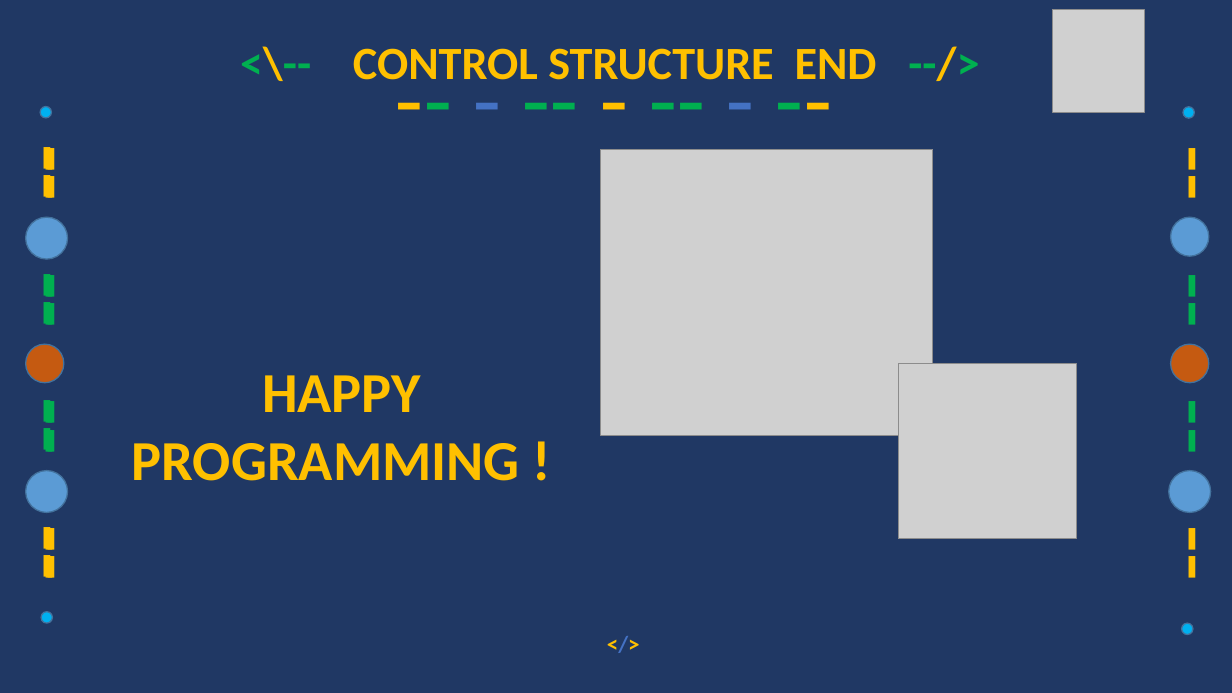
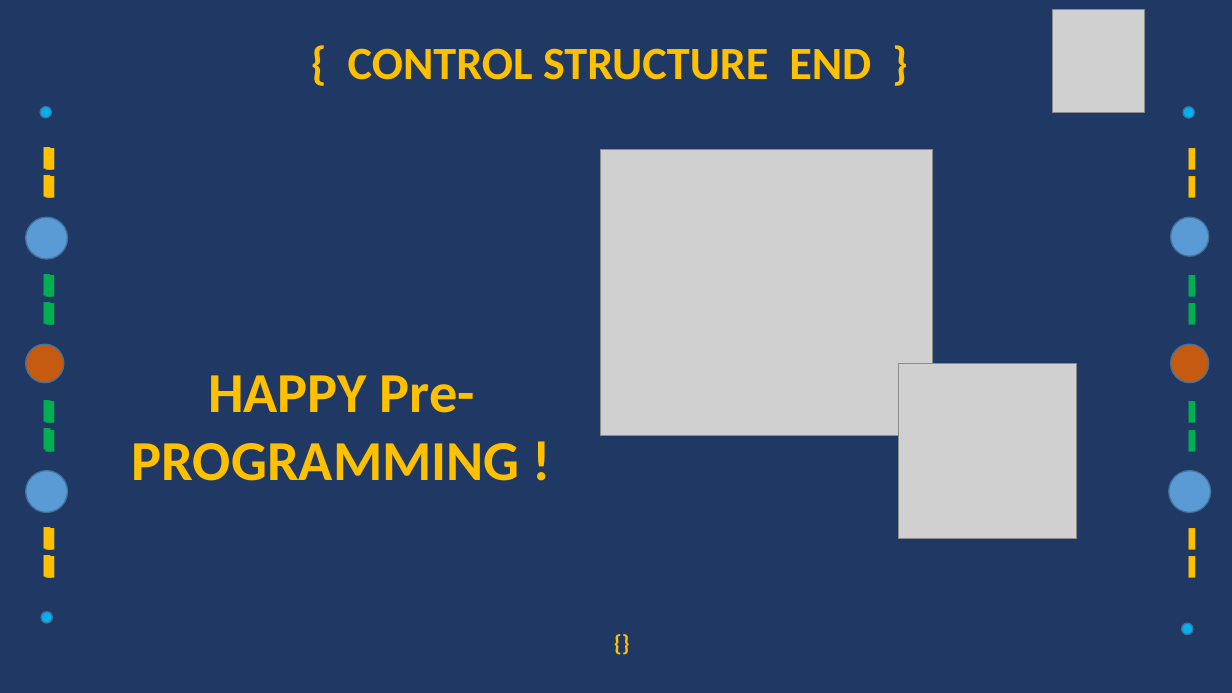
Before and after one commit to mutanganajoseph/Documents, a slide deck: slide 6 of auca/Sem-3/ICP/Assignment/Solution/Control_Structure.pptx. Drawn at 1232x693 pixels with LibreOffice and Linux fonts; fonts in the diff are those of the drawing; grey boxes stand for pictures. Boxes give left, top, right and bottom in pixels: in the first picture for what was removed or moved away, otherwise in the second. Text is boxed around its words. In the diff, an @@ line names an element or a change of style, - is before the commit and + after.

```diff
--- a/auca/Sem-3/ICP/Assignment/Solution/Control_Structure.pptx
+++ b/auca/Sem-3/ICP/Assignment/Solution/Control_Structure.pptx
@@ text at box(348, 48, 871, 80): text changed @@
-<\-- CONTROL STRUCTURE END --/>
+{ CONTROL STRUCTURE END }
@@ text removed at box(331, 94, 897, 141) @@
--- - -- - -- - --
@@ text at box(132, 375, 520, 481): text changed @@
-HAPPY PROGRAMMING !
+HAPPY Pre-PROGRAMMING !
@@ text at box(540, 635, 704, 650): text changed @@
-</>
+{}
```
Also in this commit, not shown: 5 other slides changed, 5 other files.
